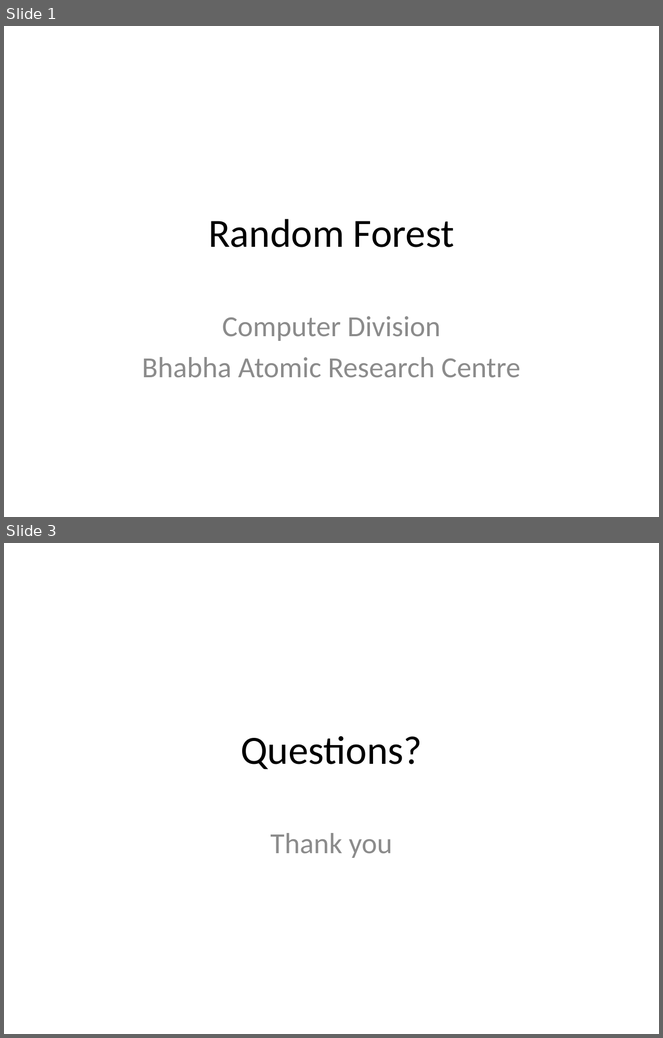
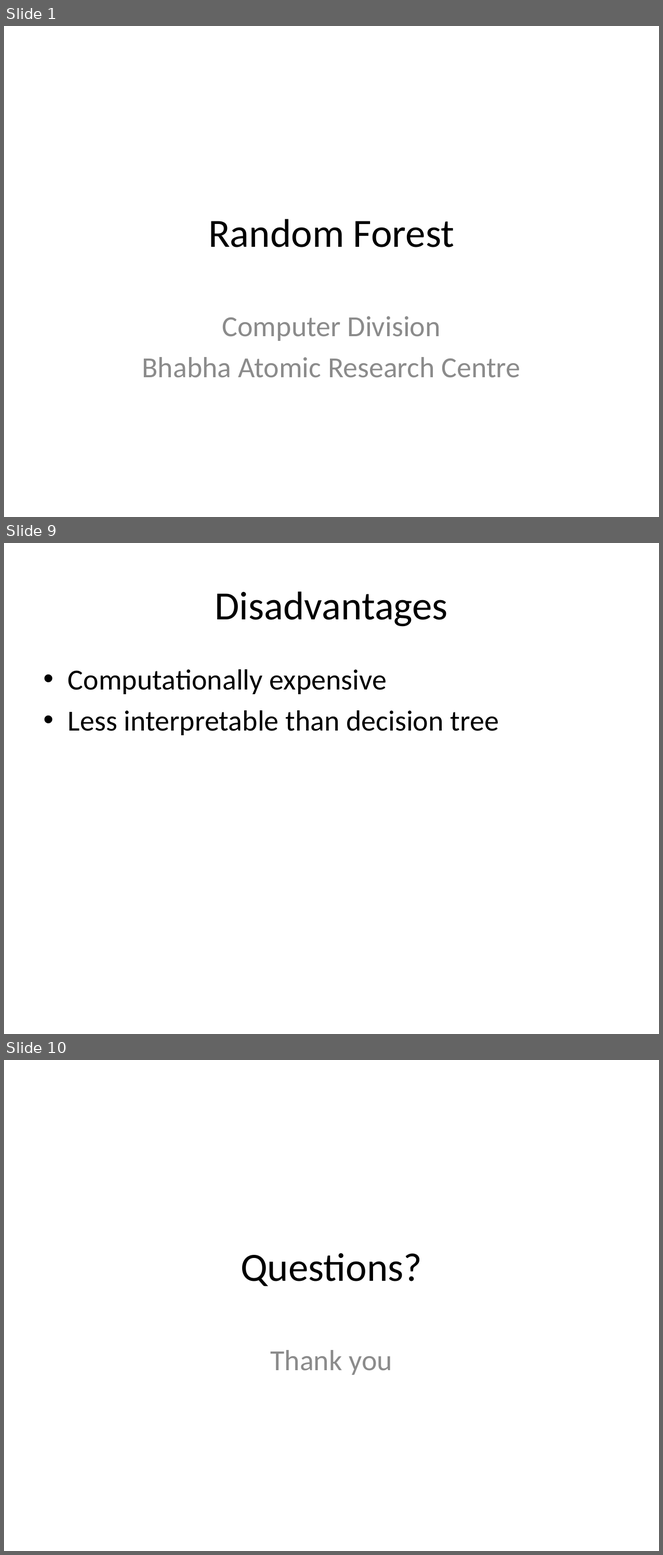
Before and after one commit to look4pritam/ArtificialIntelligence, a slide deck: MachineLearning/RandomForest.pptx. Shown one above the other, each under a label of ours: slides 1 and 3 before the commit, slides 1, 9 and 10 after it; the slides between them are not shown. The pictures are 663x1038 and 663x1555 pixels, drawn with LibreOffice and Linux fonts; fonts in the diff are those of the drawing. Boxes give left, top, right and bottom in pixels: in the first picture for what was removed or moved away, otherwise in the second. Text is boxed around its words. In the diff, an @@ line names an element or a change of style, - is before the commit and + after.

```diff
--- a/MachineLearning/RandomForest.pptx
+++ b/MachineLearning/RandomForest.pptx
@@ slide 9 added at (x1=4, y1=543, x2=659, y2=1034), background #FFFFFF @@
@@ title added at (x1=215, y1=591, x2=448, y2=627), 44 pt, text #000000 @@
+Disadvantages
@@ text added at (x1=68, y1=669, x2=499, y2=735), 32 pt, text #000000 @@
+• Computationally expensive
+• Less interpretable than decision tree
@@ what was slide 3 is now slide 10 @@
```
Also in this commit, not shown: 7 other slides added, 1 slide removed.
